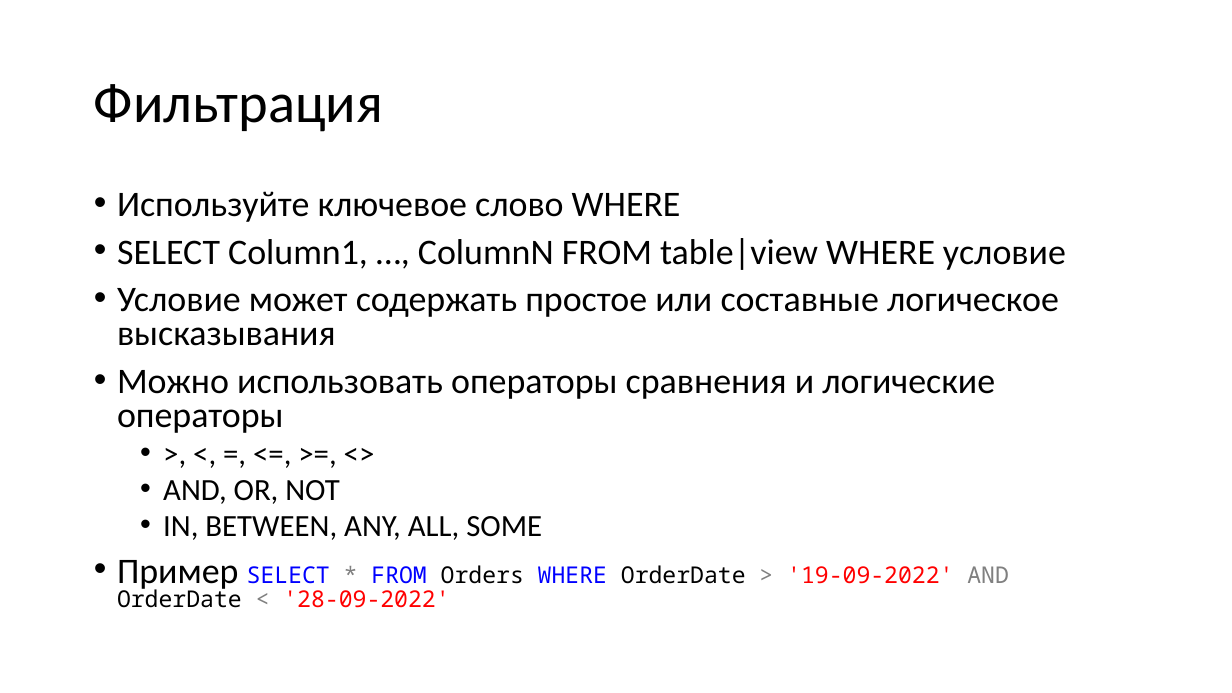
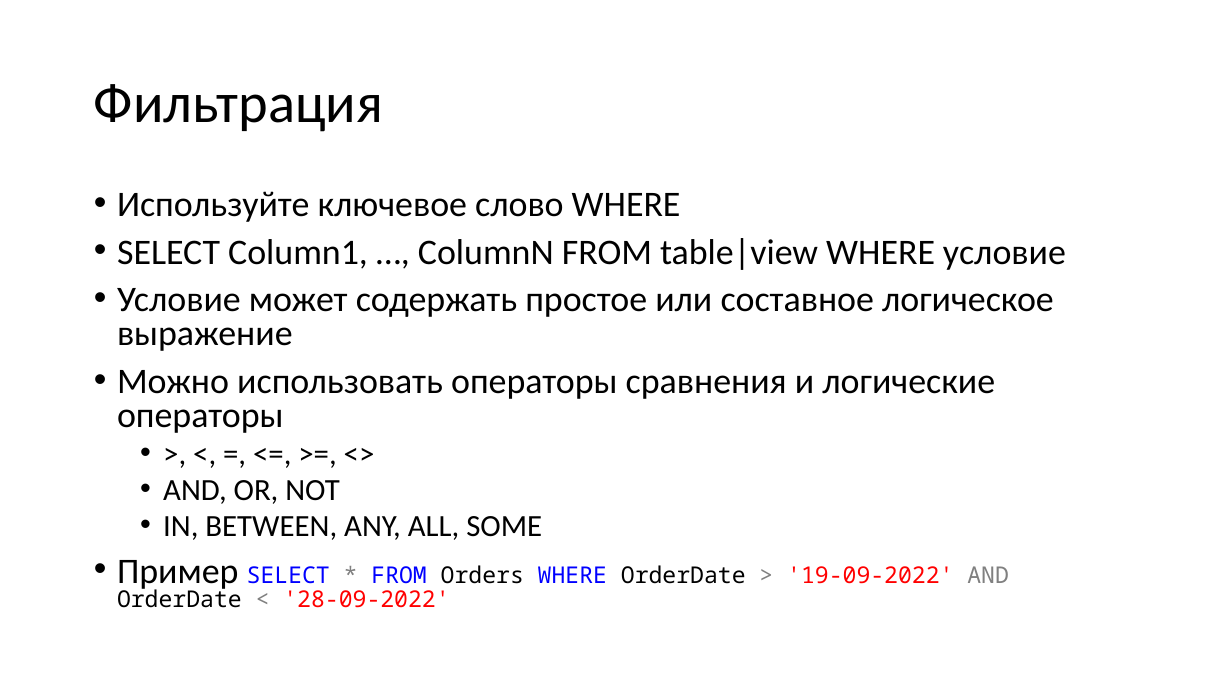
Before and after one commit to dmitriykuptsov/SQL, a slide deck: slide 19 of sql.pptx (slide 11 before the commit). Drawn at 1232x693 pixels with LibreOffice and Linux fonts; fonts in the diff are those of the drawing. Boxes give left, top, right and bottom in pixels: in the first picture for what was removed or moved away, otherwise in the second. Text is boxed around its words. In the diff, an @@ line names an element or a change of style, - is before the commit and + after.

```diff
--- a/sql.pptx
+++ b/sql.pptx
@@ text at box(117, 288, 1054, 351): text changed @@
-• Условие может содержать простое или составные логическое высказывания
+• Условие может содержать простое или составное логическое выражение
```
Also in this commit, not shown: 6 other slides changed, 47 slides added, 3 other files.
